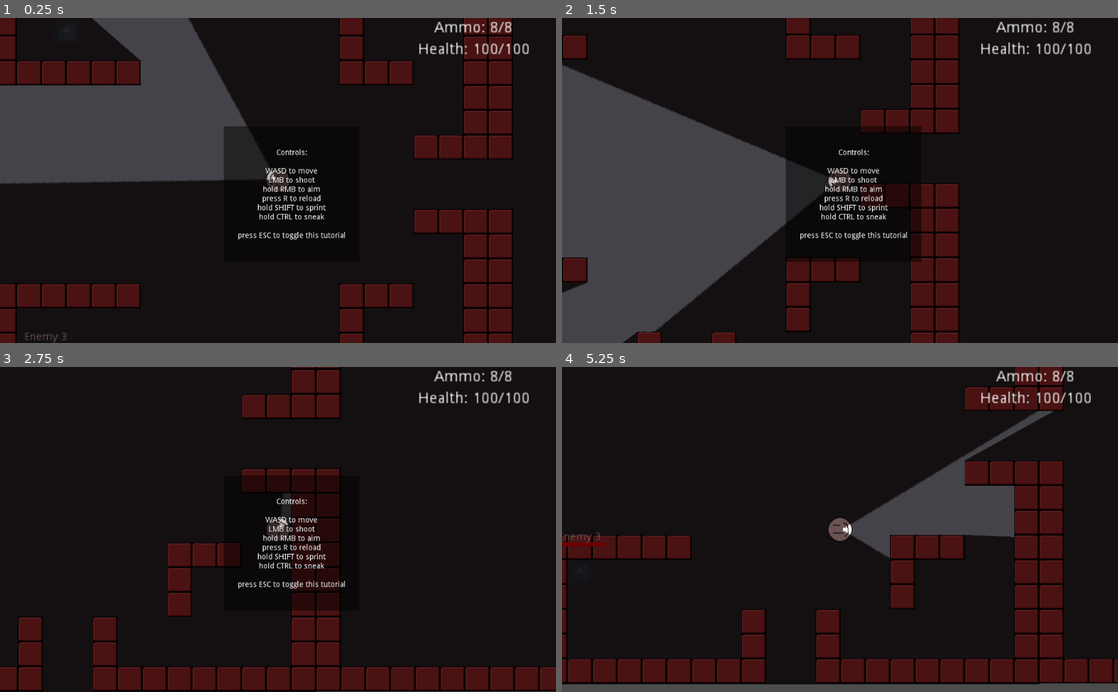
Above: before the commit, frames 1-4 (two rows, left to right).
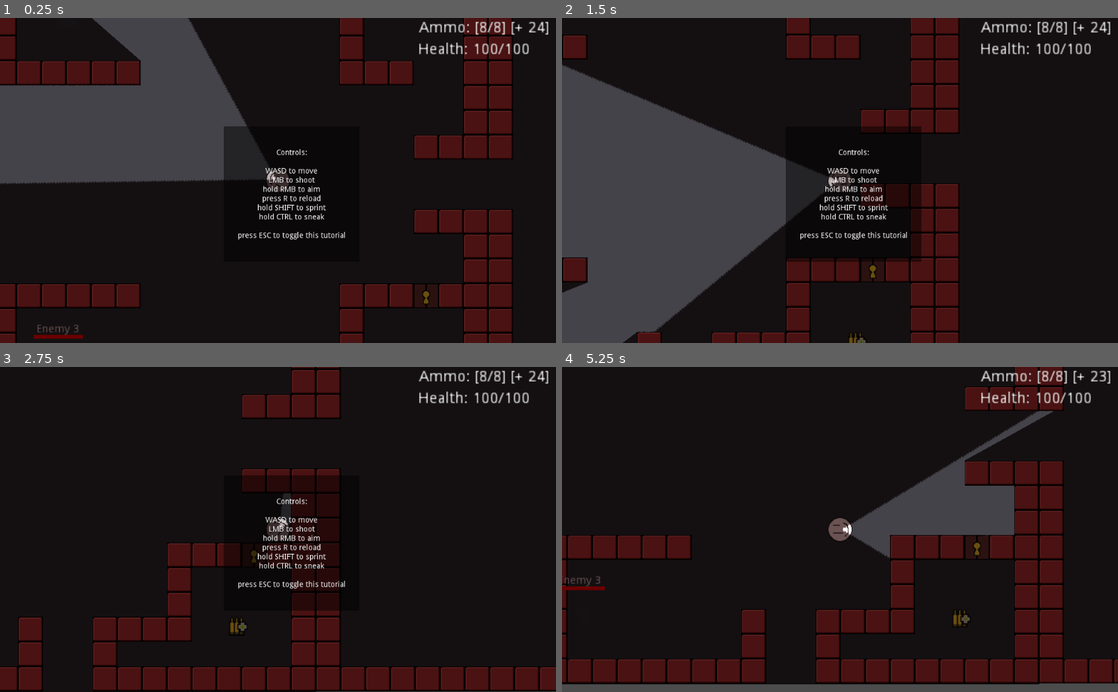
Above: after the commit, the same moments.

Repository: Rallas/4392-001TeamC
Game: Godot game, scene res://Scenes/DefaultScene.tscn
The game is run twice, just before and just after one commit, with the same random seed, the same clock (stepped at 60 frames per second) and the same inputs. The engine's default icon, where the game draws it, is replaced by a stand-in: a white triangle on a blue panel in a dark square.
Inputs (mouse positions are in pixels of both pictures, inside the frame that each line leads up to):
- Up to frame 1 (0.25 s): no input
- Up to frame 2 (1.5 s): tap R (reload) at 0.5, 1.25 s; move the mouse to (962, 164) at 0.52 s; hold D (move_right) 0.53-1.28 s; hold E (interact) 0.53-1.28 s; move the mouse to (728, 196) at 1.27 s; hold S (move_down) from 1.28 s (still down); right-click (728, 196) at 1.35 s
- Up to frame 3 (2.75 s): tap E (interact) at 1.55 s; tap R (reload) at 2 s; move the mouse to (333, 458) at 2.02 s; release S (move_down) at 2.03 s; hold D (move_right) from 2.03 s (still down); hold E (interact) from 2.03 s (still down)
- Up to frame 4 (5.25 s): tap R (reload) at 2.75, 4.15 s; move the mouse to (812, 594) at 2.77 s; release D (move_right) at 2.78 s; release E (interact) at 2.78 s; hold W (move_up) 2.78-3.53 s; click (812, 594) at 2.85 s; tap E (interact) at 3.05, 3.8, 4.55 s; move the mouse to (1006, 578) at 3.52 s; hold Ctrl (sneak) 3.53-4.28 s; hold A (move_left) 3.53-5.03 s; move the mouse to (673, 480) at 4.27 s; tap Shift (sprint) at 4.35 s; move the mouse to (867, 529) at 5.02 s; hold S (move_down) from 5.03 s (still down); hold E (interact) from 5.03 s (still down)

The runs differ from the first frame. In frame 1, 1.0% of the frame differs, in the area x 4-99%, y 1-100%; in frame 2, 1.2%; in frame 3, 1.6%; in frame 4, 2.0%, in the area x 0-99%, y 1-82%.

Commit message:
Added unlocked door object, implemented player inventory, added ammo pickup

Diff:
--- /dev/null
+++ b/4392_TeamC_Prototype/Scenes/AmmoPickup.tscn
@@ -0,0 +1,18 @@
+[gd_scene load_steps=4 format=2]
+
+[ext_resource path="res://Sprites/AmmoPickup.png" type="Texture" id=1]
+[ext_resource path="res://Scripts/AmmoPickup.gd" type="Script" id=2]
+
+[sub_resource type="CircleShape2D" id=1]
+
+[node name="AmmoPickup" type="Sprite"]
+scale = Vector2( 1.5, 1.5 )
+texture = ExtResource( 1 )
+script = ExtResource( 2 )
+
+[node name="Area2D" type="Area2D" parent="."]
+
+[node name="CollisionShape2D" type="CollisionShape2D" parent="Area2D"]
+shape = SubResource( 1 )
+
+[connection signal="body_entered" from="Area2D" to="." method="_on_Area2D_body_entered"]
--- a/4392_TeamC_Prototype/Scenes/DefaultScene.tscn
+++ b/4392_TeamC_Prototype/Scenes/DefaultScene.tscn
@@ -11,6 +11,8 @@
 [ext_resource path="res://Scenes/UpdatePlayerHealth.gd" type="Script" id=9]
 [ext_resource path="res://Scenes/InteractibleObjects/LockedDoor.tscn" type="PackedScene" id=10]
 [ext_resource path="res://Scenes/InteractibleObjects/Radio.tscn" type="PackedScene" id=11]
+[ext_resource path="res://Scenes/InteractibleObjects/Door.tscn" type="PackedScene" id=12]
+[ext_resource path="res://Scenes/AmmoPickup.tscn" type="PackedScene" id=13]
 
 [node name="RootNode" type="Node2D"]
 
@@ -93,11 +95,30 @@
 [node name="Room2" parent="LevelContainer" instance=ExtResource( 5 )]
 position = Vector2( -49, 5 )
 
+[node name="LockedDoor" parent="LevelContainer" instance=ExtResource( 10 )]
+position = Vector2( -705, -33 )
+
+[node name="Radio" parent="LevelContainer" instance=ExtResource( 11 )]
+position = Vector2( -714, -179 )
+
+[node name="LockedDoor2" parent="LevelContainer" instance=ExtResource( 10 )]
+position = Vector2( 191, 149 )
+resetProgress = true
+
+[node name="Door" parent="LevelContainer" instance=ExtResource( 12 )]
+position = Vector2( -878, -179 )
+
+[node name="Sprite" parent="LevelContainer" instance=ExtResource( 13 )]
+position = Vector2( 171, 241 )
+
 [node name="NoiseController" type="Node2D" parent="."]
 script = ExtResource( 8 )
 
 [node name="Player" parent="." groups=["Player"] instance=ExtResource( 1 )]
 scale = Vector2( 0.5, 0.5 )
+
+[node name="HearingCircle" parent="Player/Sprite" index="2"]
+offset = Vector2( 0, 0 )
 
 [node name="DefaultWeapon" parent="Player" instance=ExtResource( 4 )]
 scale = Vector2( 2, 2 )
@@ -105,16 +126,6 @@
 [node name="CanvasModulate" type="CanvasModulate" parent="."]
 color = Color( 0.423529, 0.329412, 0.329412, 1 )
 
-[node name="LockedDoor" parent="." instance=ExtResource( 10 )]
-position = Vector2( -705, -33 )
-
-[node name="Radio" parent="." instance=ExtResource( 11 )]
-position = Vector2( -714, -179 )
-
-[node name="LockedDoor2" parent="." instance=ExtResource( 10 )]
-position = Vector2( -878, -30 )
-resetProgress = true
-
 [connection signal="updateHealth" from="Player" to="UI Container/HealthLabel" method="_on_Player_updateHealth"]
 [connection signal="updateAmmo" from="Player/DefaultWeapon" to="UI Container/AmmoLabel" method="_on_DefaultWeapon_updateAmmo"]
 
--- /dev/null
+++ b/4392_TeamC_Prototype/Scenes/InteractibleObjects/Door.tscn
@@ -0,0 +1,24 @@
+[gd_scene load_steps=5 format=2]
+
+[ext_resource path="res://Sprites/Door_Closed.png" type="Texture" id=1]
+[ext_resource path="res://Scripts/Door.gd" type="Script" id=2]
+[ext_resource path="res://Scenes/InteractibleObjects/ObjectIsInteractible.tscn" type="PackedScene" id=3]
+
+[sub_resource type="RectangleShape2D" id=1]
+
+[node name="Door" type="StaticBody2D"]
+collision_layer = 8
+collision_mask = 65535
+script = ExtResource( 2 )
+
+[node name="CollisionShape2D" type="CollisionShape2D" parent="."]
+scale = Vector2( 1.5, 1.5 )
+shape = SubResource( 1 )
+one_way_collision_margin = 0.0
+
+[node name="Sprite" type="Sprite" parent="."]
+texture = ExtResource( 1 )
+
+[node name="InteractionArea" parent="." instance=ExtResource( 3 )]
+collision_layer = 8
+collision_mask = 65535
--- a/4392_TeamC_Prototype/Scenes/Player.tscn
+++ b/4392_TeamC_Prototype/Scenes/Player.tscn
@@ -7,6 +7,7 @@
 [ext_resource path="res://Sprites/gray.PNG" type="Texture" id=5]
 [ext_resource path="res://Sprites/VisionCone.png" type="Texture" id=6]
 [ext_resource path="res://Sprites/GradientCircle.png" type="Texture" id=7]
+[ext_resource path="res://Scripts/PlayerInventory.gd" type="Script" id=8]
 
 [sub_resource type="CircleShape2D" id=1]
 radius = 17.0
@@ -80,3 +81,6 @@
 current = true
 zoom = Vector2( 0.7, 0.7 )
 script = ExtResource( 4 )
+
+[node name="Inventory" type="Node2D" parent="."]
+script = ExtResource( 8 )
--- a/4392_TeamC_Prototype/Scenes/Rooms/Room2.tscn
+++ b/4392_TeamC_Prototype/Scenes/Rooms/Room2.tscn
@@ -19,7 +19,7 @@
 collision_mask = 65535
 occluder_light_mask = 3
 format = 1
-tile_data = PoolIntArray( -589834, 0, 0, -589833, 0, 0, -589 …(829 unchanged characters)…  0, 0, 262149, 0, 0, 262150, 0, 0, 262153, 0, 0, 393206, 0, 0, 327684, 0, 0, 327689, 0, 0, 458742, 0, 0, 393220, 0, 0, 393225, 0, 0, 524278, 0, 0, 524286, 0, 0, 458753, 0, 0, 458761, 0, 0, 589814, 0, 0, 5898 …(290 unchanged characters)…
+tile_data = PoolIntArray( -589834, 0, 0, -589833, 0, 0, -589 …(829 unchanged characters)…  0, 0, 262149, 0, 0, 262150, 0, 0, 262152, 0, 0, 262153, 0, 0, 393206, 0, 0, 327684, 0, 0, 327689, 0, 0, 458742, 0, 0, 393220, 0, 0, 393225, 0, 0, 524278, 0, 0, 524286, 0, 0, 458753, 0, 0, 458754, 0, 0, 458755, 0, 0, 458756, 0, 0, 458761, 0, 0, 589814, 0, 0, 5898 …(290 unchanged characters)…
 
 [node name="Enemy" parent="." instance=ExtResource( 2 )]
 position = Vector2( -229, 229 )
--- a/4392_TeamC_Prototype/Scripts/AmmoCounter.gd
+++ b/4392_TeamC_Prototype/Scripts/AmmoCounter.gd
@@ -3,6 +3,22 @@
 # Very basic ammo counter implementation, to later be replaced with prettier HUD
 # Linked to the 'updateAmmo' signal emitted by the player. (Signal linked in Godot editor window)
 
-func _on_DefaultWeapon_updateAmmo(currentMag, magSize):
-    text = "Ammo: %d/%d" % [currentMag, magSize]
-    pass # Replace with function body.
+var currentMag = 0
+var magSize = 0
+var reserveAmmo = 0
+
+func _ready():
+  currentMag = 0
+  magSize = 0
+  reserveAmmo = 0
+
+func _on_DefaultWeapon_updateAmmo(m, s, r):
+  currentMag = m
+  magSize = s
+  reserveAmmo = r
+  updateLabel()
+
+
+
+func updateLabel():
+  text = "Ammo: [%d/%d] [+ %d]" % [currentMag, magSize, reserveAmmo]
--- /dev/null
+++ b/4392_TeamC_Prototype/Scripts/AmmoPickup.gd
@@ -0,0 +1,28 @@
+extends Node
+
+onready var PlayerInventory = get_node("/root/RootNode/Player/Inventory")
+onready var AmmoLabel = get_node("/root/RootNode/UI Container/AmmoLabel")
+
+
+# Declare member variables here. Examples:
+# var a = 2
+# var b = "text"
+export var pickupBullets = 8
+
+# Called when the node enters the scene tree for the first time.
+func _ready():
+  pass # Replace with function body.
+
+
+# Called every frame. 'delta' is the elapsed time since the previous frame.
+#func _process(delta):
+#  pass
+
+
+func _on_Area2D_body_entered(body):
+  if body.is_in_group("Player"):
+    PlayerInventory.numBullets += pickupBullets
+    AmmoLabel.reserveAmmo = PlayerInventory.numBullets
+    AmmoLabel.updateLabel()
+
+    queue_free()
--- /dev/null
+++ b/4392_TeamC_Prototype/Scripts/Door.gd
@@ -0,0 +1,27 @@
+extends StaticBody2D
+
+onready var NC = get_node("/root/RootNode/NoiseController")
+onready var ColliderNode = get_node("./CollisionShape2D")
+onready var SpriteNode = get_node("./Sprite")
+
+var noiseIntensity = 100
+export var isClosed = true
+
+# Called when the node enters the scene tree for the first time.
+func _ready():
+  updateState()
+  pass
+
+func updateState():
+  if isClosed:
+      ColliderNode.disabled = false
+      SpriteNode.texture = preload("res://Sprites/Door_Closed.png")
+  else:
+      ColliderNode.disabled = true
+      SpriteNode.texture = preload("res://Sprites/Door_Open.png")
+
+# Object set to not be instant, so this will be called repeatedly while interacting.
+func Interact():
+  isClosed = not isClosed
+  NC.CreateNoise(global_position, noiseIntensity)
+  updateState()
--- a/4392_TeamC_Prototype/Scripts/Enemy.gd
+++ b/4392_TeamC_Prototype/Scripts/Enemy.gd
@@ -45,6 +45,9 @@
     if followingNoise:
       velocity *= 3.5
 
+    else:
+      velocity *= 0.25
+
     move_and_slide(velocity*moveSpeed)
   else:
     followingNoise = false
--- a/4392_TeamC_Prototype/Scripts/InteractableObject.gd
+++ b/4392_TeamC_Prototype/Scripts/InteractableObject.gd
@@ -5,23 +5,23 @@
 
 # Called when the node enters the scene tree for the first time.
 func _ready():
-	pass
+  pass
 
 # Called every frame. 'delta' is the elapsed time since the previous frame.
 func _process(delta):
-	if instant:
-		if playerInRange and Input.is_action_just_pressed("interact"):
-			get_parent().Interact()
-	else:
-		if playerInRange and Input.is_action_pressed("interact"):
-			get_parent().Interact()
+  if instant:
+    if playerInRange and Input.is_action_just_pressed("interact"):
+      get_parent().Interact()
+  else:
+    if playerInRange and Input.is_action_pressed("interact"):
+      get_parent().Interact()
 
 
 func _on_InteractibleObject_body_entered(body):
-	if body.is_in_group("Player"):
-		playerInRange = true
+  if body.is_in_group("Player"):
+    playerInRange = true
 
 
 func _on_InteractibleObject_body_exited(body):
-	if body.is_in_group("Player"):
-		playerInRange = false
+  if body.is_in_group("Player"):
+    playerInRange = false
--- a/4392_TeamC_Prototype/Scripts/LockedDoor.gd
+++ b/4392_TeamC_Prototype/Scripts/LockedDoor.gd
@@ -1,6 +1,7 @@
 extends StaticBody2D
 
 onready var NC = get_node("/root/RootNode/NoiseController")
+var doorNode = preload("res://Scenes/InteractibleObjects/Door.tscn")
 
 export var resetProgress = false
 
@@ -16,25 +17,33 @@
 
 # Called when the node enters the scene tree for the first time.
 func _ready():
-	pass
+  pass
 
 # Called every frame. 'delta' is the elapsed time since the previous frame.
 func _process(delta):
-	# If resetProgress, clear any progress made after small interval of no Interact() calls.
-	if resetProgress and timeToUnlock < totalTimeToUnlock:
-		if OS.get_ticks_msec() - lastInteractTime > inactiveInterval:
-			timeToUnlock = totalTimeToUnlock
+  # If resetProgress, clear any progress made after small interval of no Interact() calls.
+  if resetProgress and timeToUnlock < totalTimeToUnlock:
+    if OS.get_ticks_msec() - lastInteractTime > inactiveInterval:
+      timeToUnlock = totalTimeToUnlock
 
 # Object set to not be instant, so this will be called repeatedly while interacting.
 func Interact():
-	print("%d percent remaining" % [timeToUnlock])
-	timeToUnlock -= 1
+  print("%d percent remaining" % [timeToUnlock])
+  timeToUnlock -= 1
 
-	lastInteractTime = OS.get_ticks_msec()
+  lastInteractTime = OS.get_ticks_msec()
 
-	if OS.get_ticks_msec() - lastNoiseTime > noiseInterval:
-		lastNoiseTime = OS.get_ticks_msec()
-		NC.CreateNoise(global_position, noiseIntensity)
+  if OS.get_ticks_msec() - lastNoiseTime > noiseInterval:
+    lastNoiseTime = OS.get_ticks_msec()
+    NC.CreateNoise(global_position, noiseIntensity)
 
-	if timeToUnlock <= 0:
-		queue_free()
+  if timeToUnlock <= 0:
+
+    # Spawn in a normal door to replace this one
+    var newDoor = doorNode.instance()
+    newDoor.isClosed = false
+    newDoor.global_position = global_position
+    get_parent().add_child(newDoor)
+
+    # Remove the locked door now that script is done placing a normal door.
+    queue_free()
--- /dev/null
+++ b/4392_TeamC_Prototype/Scripts/PlayerInventory.gd
@@ -0,0 +1,7 @@
+extends Node2D
+
+var numBullets = 24
+
+# Called when the node enters the scene tree for the first time.
+func _ready():
+  pass # Replace with function body.
--- a/4392_TeamC_Prototype/Scripts/Radio.gd
+++ b/4392_TeamC_Prototype/Scripts/Radio.gd
@@ -13,16 +13,16 @@
 
 # Called when the node enters the scene tree for the first time.
 func _ready():
-	pass
+  pass
 
 # Called every frame. 'delta' is the elapsed time since the previous frame.
 func _process(delta):
 
-	if radioIsOn and OS.get_ticks_msec() - lastNoiseTime > noiseInterval:
-		lastNoiseTime = OS.get_ticks_msec()
-		NC.CreateNoise(global_position, noiseIntensity)
+  if radioIsOn and OS.get_ticks_msec() - lastNoiseTime > noiseInterval:
+    lastNoiseTime = OS.get_ticks_msec()
+    NC.CreateNoise(global_position, noiseIntensity)
 
-	pass # Replace with function body.
+  pass # Replace with function body.
 
 func Interact():
-	radioIsOn = not radioIsOn
+  radioIsOn = not radioIsOn
--- a/4392_TeamC_Prototype/Scripts/SampleInteraction.gd
+++ b/4392_TeamC_Prototype/Scripts/SampleInteraction.gd
@@ -8,10 +8,10 @@
 
 # Called when the node enters the scene tree for the first time.
 func _ready():
-	pass # Replace with function body.
+  pass # Replace with function body.
 
 func Interact():
-	print("(t=%d) Object interacted!" % [OS.get_ticks_msec()])
+  print("(t=%d) Object interacted!" % [OS.get_ticks_msec()])
 
 # Called every frame. 'delta' is the elapsed time since the previous frame.
 #func _process(delta):
--- a/4392_TeamC_Prototype/Scripts/Weapon.gd
+++ b/4392_TeamC_Prototype/Scripts/Weapon.gd
@@ -11,7 +11,7 @@
 # TODO: Add a variable to configure amount of noise a shot makes
 # TODO: Make noise on reload
 
-signal updateAmmo(currentMag, magSize)
+signal updateAmmo(currentMag, magSize, reserveAmmo)
 
 ##############################################
 # Configurable Weapon properties
@@ -38,6 +38,7 @@
 var bulletNode = preload("res://Scenes/Bullet.tscn")
 
 onready var NC = get_node("/root/RootNode/NoiseController")
+onready var PlayerInventory = get_node("../Inventory")
 
 var rng = RandomNumberGenerator.new()
 
@@ -46,7 +47,7 @@
     currentMag = magSize
     nextShotTime = OS.get_ticks_msec()
     reloading = false
-    emit_signal("updateAmmo", currentMag, magSize)
+    emit_signal("updateAmmo", currentMag, magSize, PlayerInventory.numBullets)
 
 
 # Called every frame. 'delta' is the elapsed time since the previous frame.
@@ -65,10 +66,8 @@
 
         else:
             # Fire a shot
-
-
             currentMag -= 1
-            emit_signal("updateAmmo", currentMag, magSize)
+            emit_signal("updateAmmo", currentMag, magSize, PlayerInventory.numBullets)
             nextShotTime = OS.get_ticks_msec() + fireRate
 
             # Instantiate a new bullet in the scene
@@ -92,6 +91,9 @@
 
 
 func StartReload():
+    if PlayerInventory.numBullets <= 0:
+      return
+
     reloading = true
     doneReloadTime = OS.get_ticks_msec() + reloadTime
     get_node(@"/root/RootNode/UI Container/ReloadText").visible = true
@@ -99,8 +101,13 @@
 
 func StopReload():
     reloading = false
-    currentMag = magSize
-    emit_signal("updateAmmo", currentMag, magSize)
+
+    var numToLoad = min(magSize - currentMag, PlayerInventory.numBullets)
+
+    currentMag += numToLoad
+    PlayerInventory.numBullets -= numToLoad
+
+    emit_signal("updateAmmo", currentMag, magSize, PlayerInventory.numBullets)
     get_node(@"/root/RootNode/UI Container/ReloadText").visible = false
 
 
Not shown: 1 places in 4392_TeamC_Prototype/Scenes/DefaultScene.tscn that only renumber resources
Not shown: 1 places in 4392_TeamC_Prototype/Scenes/Player.tscn that only renumber resources
Binary file added: 4392_TeamC_Prototype/Sprites/AmmoPickup.png
Not shown, added: 4392_TeamC_Prototype/Sprites/AmmoPickup.png.import
Binary file added: 4392_TeamC_Prototype/Sprites/Door_Closed.png
Not shown, added: 4392_TeamC_Prototype/Sprites/Door_Closed.png.import
Binary file added: 4392_TeamC_Prototype/Sprites/Door_Open.png
Not shown, added: 4392_TeamC_Prototype/Sprites/Door_Open.png.import
